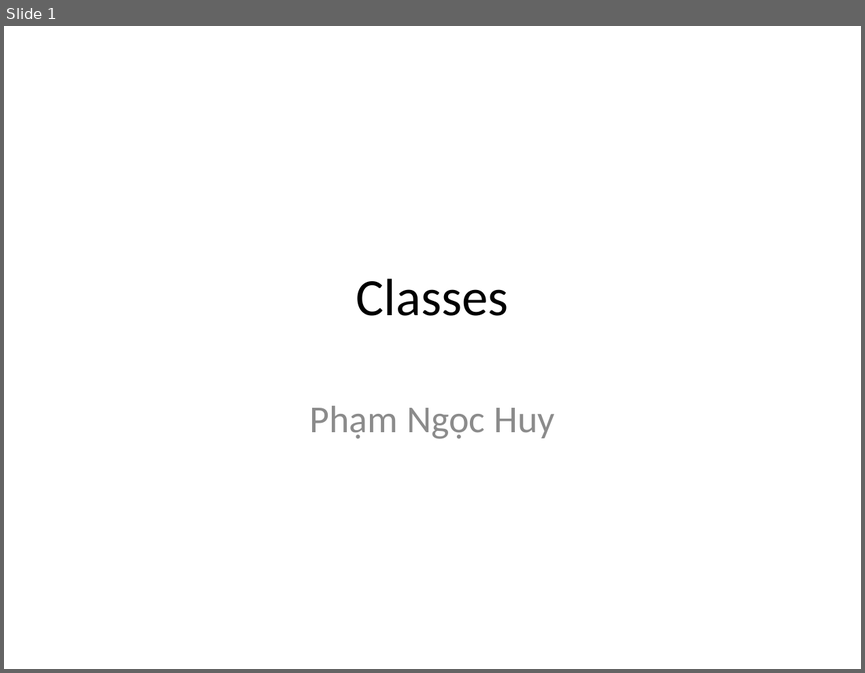
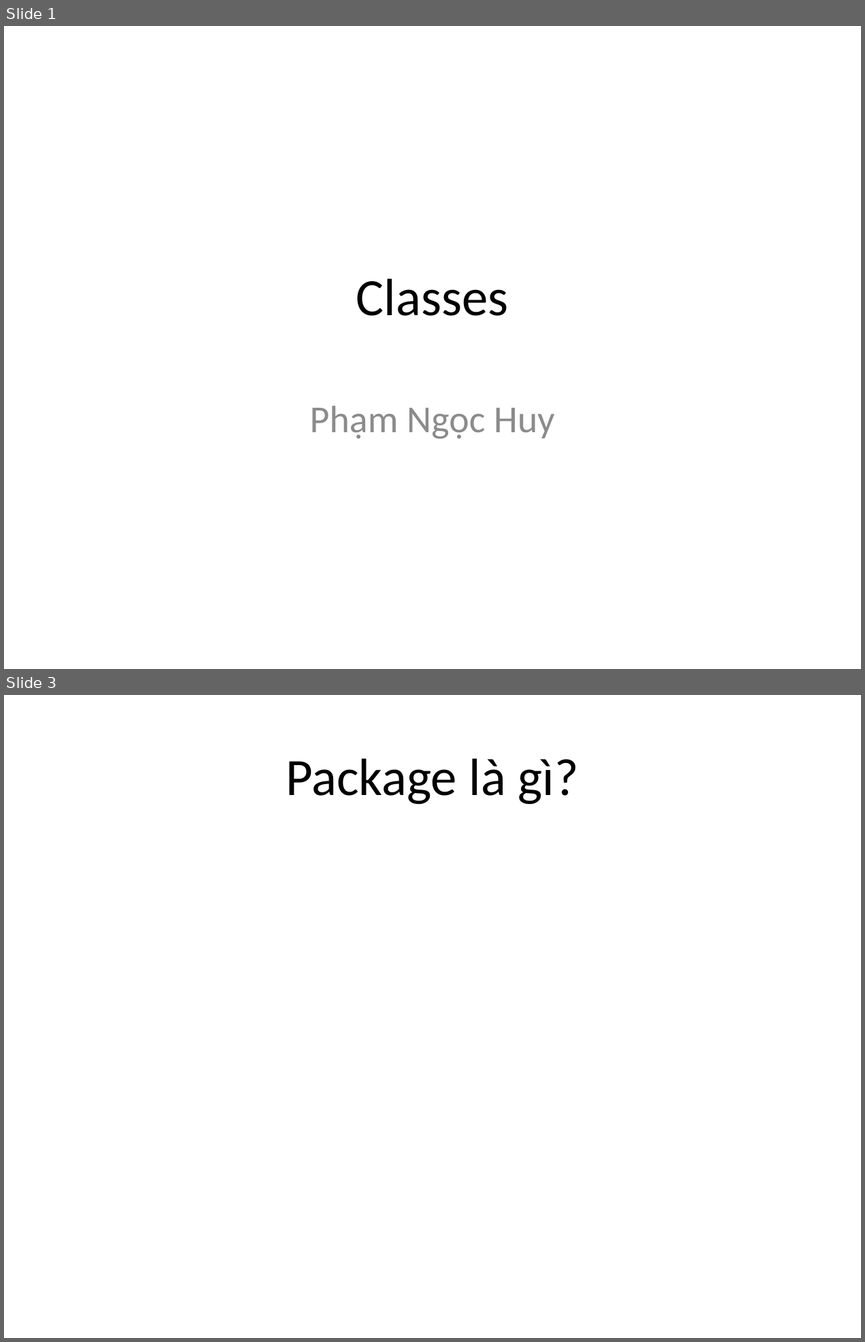
Before and after one commit to phithanh97cs/T3H, a slide deck: 4. Ebook/Java Core/Classes and Object.pptx. Shown one above the other, each under a label of ours: slide 1 before the commit, slides 1 and 3 after it; the slides between them are not shown. The pictures are 865x673 and 865x1342 pixels, drawn with LibreOffice and Linux fonts; fonts in the diff are those of the drawing. Boxes give left, top, right and bottom in pixels: in the first picture for what was removed or moved away, otherwise in the second. Text is boxed around its words. In the diff, an @@ line names an element or a change of style, - is before the commit and + after.

```diff
--- a/4. Ebook/Java Core/Classes and Object.pptx
+++ b/4. Ebook/Java Core/Classes and Object.pptx
@@ slide 3 added at (x1=4, y1=695, x2=861, y2=1338), background #FFFFFF @@
@@ title added at (x1=286, y1=758, x2=579, y2=804), 44 pt, text #000000 @@
+Package là gì?
```
Also in this commit, not shown: 1 other slide added, 1 slide removed, 3 other files.
